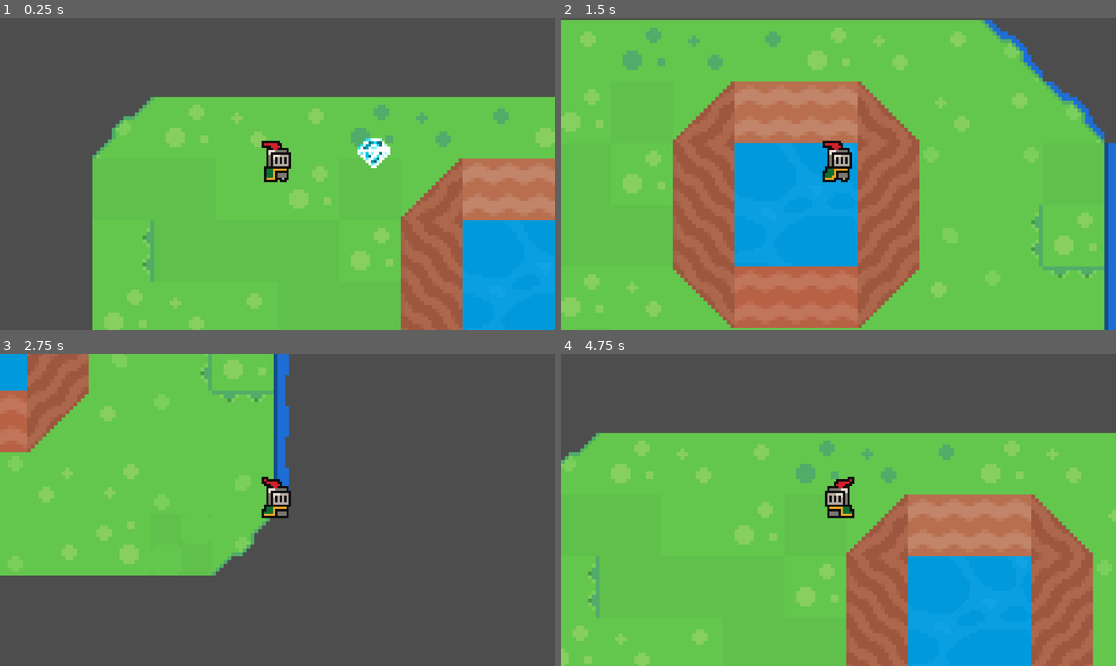
Above: before the commit, frames 1-4 (two rows, left to right).
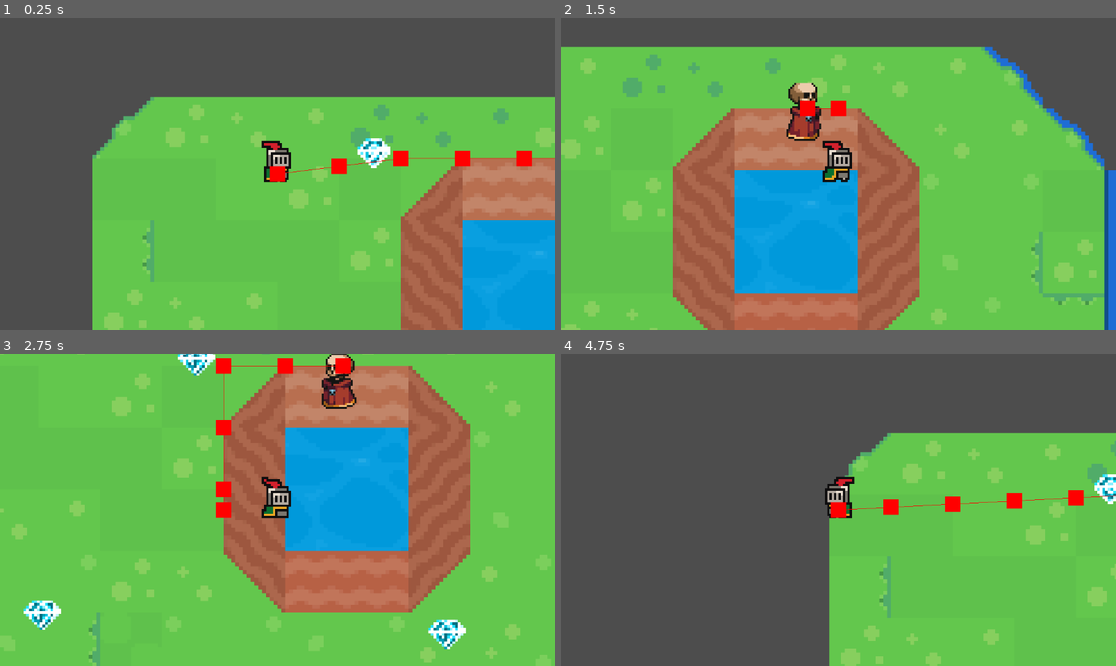
Above: after the commit, the same moments.

Repository: ggrudev08/Godot_First_Project
Game: Godot game, scene res://scenes/game.tscn
Two runs of this game, one before a commit and one after it. Both use one fixed random seed, a clock stepped at 60 frames per second and the inputs below.
Inputs:
- Up to frame 1 (0.25 s): no input
- Up to frame 2 (1.5 s): hold D (move_right) 0.53-1.28 s; hold S (move_down) from 1.28 s (still down)
- Up to frame 3 (2.75 s): release S (move_down) at 2.03 s; hold D (move_right) from 2.03 s (still down)
- Up to frame 4 (4.75 s): release D (move_right) at 2.78 s; hold W (move_up) 2.78-3.53 s; hold A (move_left) from 3.53 s (still down)

The runs differ from the first frame. In frame 1, 0.9% of the frame differs, in the area x 48-100%, y 42-76%; in frame 2, 25%; in frame 3, 77%, in the area x 0-100%, y 0-100%; in frame 4, 62%.

Commit message:
Implemented basic pathfinding AI

Diff:
--- a/project.godot
+++ b/project.godot
@@ -18,6 +18,10 @@
 run/main_scene="uid://btb0kwlbxcm88"
 config/features=PackedStringArray("4.6", "GL Compatibility")
 config/icon="res://icon.svg"
+
+[global_group]
+
+player=""
 
 [input]
 
--- a/scenes/diamond.tscn
+++ b/scenes/diamond.tscn
@@ -1,7 +1,7 @@
 [gd_scene format=3 uid="uid://cijy6r6ne7d8"]
 
 [ext_resource type="Texture2D" uid="uid://dkweqhdcgytkj" path="res://assets/AnimatedPickups/DiamondSpinAnimation.png" id="1_0a7ml"]
-[ext_resource type="Script" uid="uid://derj1eptaw8gi" path="res://scenes/diamond.gd" id="1_okr8r"]
+[ext_resource type="Script" uid="uid://derj1eptaw8gi" path="res://scripts/diamond.gd" id="1_okr8r"]
 
 [sub_resource type="AtlasTexture" id="AtlasTexture_okr8r"]
 atlas = ExtResource("1_0a7ml")
--- a/scenes/game.tscn
+++ b/scenes/game.tscn
@@ -3,6 +3,13 @@
 [ext_resource type="PackedScene" uid="uid://btoor1uajck8q" path="res://scenes/player.tscn" id="1_uwrxv"]
 [ext_resource type="Texture2D" uid="uid://ccnunk4b70scl" path="res://assets/town/spr_tileset_sunnysideworld_16px.png" id="2_yqjtg"]
 [ext_resource type="PackedScene" uid="uid://cijy6r6ne7d8" path="res://scenes/diamond.tscn" id="3_lnu2h"]
+[ext_resource type="PackedScene" uid="uid://d017uouokn3ur" path="res://scenes/skeleton.tscn" id="4_lbhrr"]
+
+[sub_resource type="NavigationPolygon" id="NavigationPolygon_lbhrr"]
+vertices = PackedVector2Array(8, 8, -8, 8, -8, -8, 8, -8)
+polygons = Array[PackedInt32Array]([PackedInt32Array(0, 1, 2, 3)])
+outlines = Array[PackedVector2Array]([PackedVector2Array(-8, -8, 8, -8, 8, 8, -8, 8)])
+agent_radius = 0.0
 
 [sub_resource type="TileSetAtlasSource" id="TileSetAtlasSource_lnu2h"]
 texture = ExtResource("2_yqjtg")
@@ -17,9 +24,12 @@
 38:0/0 = 0
 39:0/0 = 0
 1:1/0 = 0
+1:1/0/navigation_layer_0/polygon = SubResource("NavigationPolygon_lbhrr")
 2:1/0 = 0
+2:1/0/navigation_layer_0/polygon = SubResource("NavigationPolygon_lbhrr")
 3:1/0 = 0
 4:1/0 = 0
+4:1/0/physics_layer_0/polygon_0/points = PackedVector2Array(-8, -8, 8, -8, 8, 8, -8, 8)
 5:1/0 = 0
 6:1/0 = 0
 7:1/0 = 0
@@ -60,11 +70,17 @@
 57:1/0 = 0
 58:1/0 = 0
 1:2/0 = 0
+1:2/0/navigation_layer_0/polygon = SubResource("NavigationPolygon_lbhrr")
 2:2/0 = 0
+2:2/0/navigation_layer_0/polygon = SubResource("NavigationPolygon_lbhrr")
 3:2/0 = 0
+3:2/0/navigation_layer_0/polygon = SubResource("NavigationPolygon_lbhrr")
 4:2/0 = 0
+4:2/0/navigation_layer_0/polygon = SubResource("NavigationPolygon_lbhrr")
 5:2/0 = 0
+5:2/0/navigation_layer_0/polygon = SubResource("NavigationPolygon_lbhrr")
 6:2/0 = 0
+6:2/0/navigation_layer_0/polygon = SubResource("NavigationPolygon_lbhrr")
 7:2/0 = 0
 8:2/0 = 0
 9:2/0 = 0
@@ -108,13 +124,21 @@
 57:2/0 = 0
 58:2/0 = 0
 0:3/0 = 0
+0:3/0/navigation_layer_0/polygon = SubResource("NavigationPolygon_lbhrr")
 1:3/0 = 0
+1:3/0/navigation_layer_0/polygon = SubResource("NavigationPolygon_lbhrr")
 2:3/0 = 0
+2:3/0/navigation_layer_0/polygon = SubResource("NavigationPolygon_lbhrr")
 3:3/0 = 0
+3:3/0/navigation_layer_0/polygon = SubResource("NavigationPolygon_lbhrr")
 4:3/0 = 0
+4:3/0/navigation_layer_0/polygon = SubResource("NavigationPolygon_lbhrr")
 5:3/0 = 0
+5:3/0/navigation_layer_0/polygon = SubResource("NavigationPolygon_lbhrr")
 6:3/0 = 0
+6:3/0/navigation_layer_0/polygon = SubResource("NavigationPolygon_lbhrr")
 7:3/0 = 0
+7:3/0/navigation_layer_0/polygon = SubResource("NavigationPolygon_lbhrr")
 8:3/0 = 0
 10:3/0 = 0
 11:3/0 = 0
@@ -159,12 +183,19 @@
 59:3/0 = 0
 60:3/0 = 0
 1:4/0 = 0
+1:4/0/navigation_layer_0/polygon = SubResource("NavigationPolygon_lbhrr")
 2:4/0 = 0
+2:4/0/navigation_layer_0/polygon = SubResource("NavigationPolygon_lbhrr")
 3:4/0 = 0
+3:4/0/navigation_layer_0/polygon = SubResource("NavigationPolygon_lbhrr")
 4:4/0 = 0
+4:4/0/navigation_layer_0/polygon = SubResource("NavigationPolygon_lbhrr")
 5:4/0 = 0
+5:4/0/navigation_layer_0/polygon = SubResource("NavigationPolygon_lbhrr")
 6:4/0 = 0
+6:4/0/navigation_layer_0/polygon = SubResource("NavigationPolygon_lbhrr")
 7:4/0 = 0
+7:4/0/navigation_layer_0/polygon = SubResource("NavigationPolygon_lbhrr")
 10:4/0 = 0
 11:4/0 = 0
 12:4/0 = 0
@@ -1619,21 +1650,37 @@
 42:49/0 = 0
 43:49/0 = 0
 11:21/0 = 0
+11:21/0/physics_layer_0/polygon_0/points = PackedVector2Array(-8, -8, 8, -8, 8, 8, -8, 8)
 12:21/0 = 0
+12:21/0/physics_layer_0/polygon_0/points = PackedVector2Array(-8, -8, 8, -8, 8, 8, -8, 8)
 13:21/0 = 0
+13:21/0/physics_layer_0/polygon_0/points = PackedVector2Array(-8, -8, 8, -8, 8, 8, -8, 8)
 14:21/0 = 0
+14:21/0/physics_layer_0/polygon_0/points = PackedVector2Array(-8, -8, 8, -8, 8, 8, -8, 8)
 14:20/0 = 0
+14:20/0/physics_layer_0/polygon_0/points = PackedVector2Array(-8, -8, 8, -8, 8, 8, -8, 8)
 13:20/0 = 0
+13:20/0/physics_layer_0/polygon_0/points = PackedVector2Array(-8, -8, 8, -8, 8, 8, -8, 8)
 12:20/0 = 0
+12:20/0/physics_layer_0/polygon_0/points = PackedVector2Array(-8, -8, 8, -8, 8, 8, -8, 8)
 11:20/0 = 0
+11:20/0/physics_layer_0/polygon_0/points = PackedVector2Array(-8, -8, 8, -8, 8, 8, -8, 8)
 11:19/0 = 0
+11:19/0/physics_layer_0/polygon_0/points = PackedVector2Array(-8, -8, 8, -8, 8, 8, -8, 8)
 12:19/0 = 0
+12:19/0/physics_layer_0/polygon_0/points = PackedVector2Array(-8, -8, 8, -8, 8, 8, -8, 8)
 13:19/0 = 0
+13:19/0/physics_layer_0/polygon_0/points = PackedVector2Array(-8, -8, 8, -8, 8, 8, -8, 8)
 14:19/0 = 0
+14:19/0/physics_layer_0/polygon_0/points = PackedVector2Array(-8, -8, 8, -8, 8, 8, -8, 8)
 14:18/0 = 0
+14:18/0/physics_layer_0/polygon_0/points = PackedVector2Array(-8, -8, 8, -8, 8, 8, -8, 8)
 13:18/0 = 0
+13:18/0/physics_layer_0/polygon_0/points = PackedVector2Array(-8, -8, 8, -8, 8, 8, -8, 8)
 12:18/0 = 0
+12:18/0/physics_layer_0/polygon_0/points = PackedVector2Array(-8, -8, 8, -8, 8, 8, -8, 8)
 11:18/0 = 0
+11:18/0/physics_layer_0/polygon_0/points = PackedVector2Array(-8, -8, 8, -8, 8, 8, -8, 8)
 49:29/size_in_atlas = Vector2i(2, 2)
 49:29/0 = 0
 51:29/size_in_atlas = Vector2i(2, 2)
@@ -1716,16 +1763,93 @@
 61:14/0 = 0
 
 [sub_resource type="TileSet" id="TileSet_lbhrr"]
+physics_layer_0/collision_layer = 1
+physics_layer_0/collision_mask = 0
+navigation_layer_0/layers = 1
 sources/0 = SubResource("TileSetAtlasSource_lnu2h")
 
+[sub_resource type="WorldBoundaryShape2D" id="WorldBoundaryShape2D_lbhrr"]
+distance = -77.0
+
+[sub_resource type="WorldBoundaryShape2D" id="WorldBoundaryShape2D_iywne"]
+normal = Vector2(0, 1)
+distance = -34.0
+
+[sub_resource type="WorldBoundaryShape2D" id="WorldBoundaryShape2D_p57ef"]
+normal = Vector2(1, 0)
+distance = -1.0
+
+[sub_resource type="WorldBoundaryShape2D" id="WorldBoundaryShape2D_u5sy4"]
+normal = Vector2(-1, 0)
+distance = -146.0
+
+[sub_resource type="WorldBoundaryShape2D" id="WorldBoundaryShape2D_gee14"]
+normal = Vector2(-0.70710677, -0.70710677)
+distance = -13.0
+
+[sub_resource type="WorldBoundaryShape2D" id="WorldBoundaryShape2D_0tnpc"]
+normal = Vector2(0.73480344, 0.67828006)
+distance = -47.11757
+
+[sub_resource type="WorldBoundaryShape2D" id="WorldBoundaryShape2D_vtaks"]
+normal = Vector2(-0.7155742, 0.69853675)
+distance = -2.794147
+
+[sub_resource type="WorldBoundaryShape2D" id="WorldBoundaryShape2D_kvpfn"]
+normal = Vector2(0.7071068, -0.7071068)
+distance = -2.8255098
+
 [node name="Game" type="Node2D" unique_id=2126259297]
 
 [node name="TileMapLayer" type="TileMapLayer" parent="." unique_id=555867720]
-tile_map_data = PackedByteArray("AAD9//7/AAAIAAMAAAD9////AAA …(168 unchanged characters)… /////AAACAAEAAAAAAP//AAABAAIAAAADAAAAAAAMABMAAAADAAEAAAAMABQAAAAEAAAAAAANABMAAAAEAAEAAAANABQAAAD9/wEAAAABAAIAAAD9/wIAAAABAAMAAAD9/wM …(1071 unchanged characters)…
+tile_map_data = PackedByteArray("AAD9//7/AAAIAAMAAAD9////AAA …(168 unchanged characters)… /////AAACAAEAAAAAAP//AAABAAIAAAADAAAAAAALABIAAAADAAEAAAALABMAAAAEAAAAAAAMABIAAAAEAAEAAAAMABMAAAD9/wEAAAABAAIAAAD9/wIAAAABAAMAAAD9/wM …(1071 unchanged characters)…
 tile_set = SubResource("TileSet_lbhrr")
 
-[node name="Player" parent="." unique_id=1638223818 instance=ExtResource("1_uwrxv")]
+[node name="Player" parent="." unique_id=1638223818 groups=["player"] instance=ExtResource("1_uwrxv")]
 position = Vector2(0, -12)
 
-[node name="Diamond" parent="." unique_id=1102568280 instance=ExtResource("3_lnu2h")]
+[node name="Diamonds" type="Node" parent="." unique_id=353482366]
+
+[node name="Diamond" parent="Diamonds" unique_id=1102568280 instance=ExtResource("3_lnu2h")]
 position = Vector2(25, -17)
+
+[node name="Diamond2" parent="Diamonds" unique_id=465741867 instance=ExtResource("3_lnu2h")]
+position = Vector2(-15, 49)
+
+[node name="Diamond3" parent="Diamonds" unique_id=380536181 instance=ExtResource("3_lnu2h")]
+position = Vector2(90, 54)
+
+[node name="Skeleton" parent="." unique_id=1722281620 node_paths=PackedStringArray("target") instance=ExtResource("4_lbhrr")]
+position = Vector2(112, 16)
+scale = Vector2(0.5, 0.5)
+target = NodePath("../Player")
+
+[node name="Borders" type="StaticBody2D" parent="." unique_id=542034321]
+
+[node name="CollisionShape2D" type="CollisionShape2D" parent="Borders" unique_id=45463438]
+shape = SubResource("WorldBoundaryShape2D_lbhrr")
+
+[node name="CollisionShape2D2" type="CollisionShape2D" parent="Borders" unique_id=1471013769]
+shape = SubResource("WorldBoundaryShape2D_iywne")
+
+[node name="CollisionShape2D3" type="CollisionShape2D" parent="Borders" unique_id=462802244]
+position = Vector2(-49, 17)
+shape = SubResource("WorldBoundaryShape2D_p57ef")
+
+[node name="CollisionShape2D4" type="CollisionShape2D" parent="Borders" unique_id=797217373]
+shape = SubResource("WorldBoundaryShape2D_u5sy4")
+
+[node name="CollisionShape2D5" type="CollisionShape2D" parent="Borders" unique_id=336191635]
+position = Vector2(130, 62)
+shape = SubResource("WorldBoundaryShape2D_gee14")
+
+[node name="CollisionShape2D6" type="CollisionShape2D" parent="Borders" unique_id=832096093]
+shape = SubResource("WorldBoundaryShape2D_0tnpc")
+
+[node name="CollisionShape2D7" type="CollisionShape2D" parent="Borders" unique_id=1768965177]
+position = Vector2(133, -10)
+shape = SubResource("WorldBoundaryShape2D_vtaks")
+
+[node name="CollisionShape2D8" type="CollisionShape2D" parent="Borders" unique_id=775581025]
+position = Vector2(-19, 90)
+shape = SubResource("WorldBoundaryShape2D_kvpfn")
--- /dev/null
+++ b/scenes/skeleton.tscn
@@ -0,0 +1,128 @@
+[gd_scene format=3 uid="uid://d017uouokn3ur"]
+
+[ext_resource type="Texture2D" uid="uid://b56c11y5jdvrx" path="res://assets/enemy/Idle/Idle-Sheet.png" id="1_7p1mj"]
+[ext_resource type="Script" uid="uid://cfhevvujpn53h" path="res://scripts/skeleton.gd" id="1_ivqcw"]
+[ext_resource type="Script" uid="uid://mkybb2t3n83j" path="res://scripts/kill_zone.gd" id="2_md0e3"]
+[ext_resource type="Texture2D" uid="uid://d3sui7wxmq1ib" path="res://assets/enemy/Run/Run-Sheet.png" id="3_bnirc"]
+
+[sub_resource type="AtlasTexture" id="AtlasTexture_md0e3"]
+atlas = ExtResource("1_7p1mj")
+region = Rect2(0, 0, 32, 32)
+
+[sub_resource type="AtlasTexture" id="AtlasTexture_4ra3w"]
+atlas = ExtResource("1_7p1mj")
+region = Rect2(32, 0, 32, 32)
+
+[sub_resource type="AtlasTexture" id="AtlasTexture_5uy6h"]
+atlas = ExtResource("1_7p1mj")
+region = Rect2(64, 0, 32, 32)
+
+[sub_resource type="AtlasTexture" id="AtlasTexture_c4w8v"]
+atlas = ExtResource("1_7p1mj")
+region = Rect2(96, 0, 32, 32)
+
+[sub_resource type="AtlasTexture" id="AtlasTexture_bnirc"]
+atlas = ExtResource("3_bnirc")
+region = Rect2(0, 32, 64, 32)
+
+[sub_resource type="AtlasTexture" id="AtlasTexture_5pgwy"]
+atlas = ExtResource("3_bnirc")
+region = Rect2(64, 32, 64, 32)
+
+[sub_resource type="AtlasTexture" id="AtlasTexture_ssl1b"]
+atlas = ExtResource("3_bnirc")
+region = Rect2(128, 32, 64, 32)
+
+[sub_resource type="AtlasTexture" id="AtlasTexture_w4hcs"]
+atlas = ExtResource("3_bnirc")
+region = Rect2(192, 32, 64, 32)
+
+[sub_resource type="AtlasTexture" id="AtlasTexture_haw2w"]
+atlas = ExtResource("3_bnirc")
+region = Rect2(256, 32, 64, 32)
+
+[sub_resource type="AtlasTexture" id="AtlasTexture_i0f3v"]
+atlas = ExtResource("3_bnirc")
+region = Rect2(320, 32, 64, 32)
+
+[sub_resource type="SpriteFrames" id="SpriteFrames_xwavj"]
+animations = [{
+"frames": [{
+"duration": 1.0,
+"texture": SubResource("AtlasTexture_md0e3")
+}, {
+"duration": 1.0,
+"texture": SubResource("AtlasTexture_4ra3w")
+}, {
+"duration": 1.0,
+"texture": SubResource("AtlasTexture_5uy6h")
+}, {
+"duration": 1.0,
+"texture": SubResource("AtlasTexture_c4w8v")
+}],
+"loop": true,
+"name": &"idle",
+"speed": 6.0
+}, {
+"frames": [{
+"duration": 1.0,
+"texture": SubResource("AtlasTexture_bnirc")
+}, {
+"duration": 1.0,
+"texture": SubResource("AtlasTexture_5pgwy")
+}, {
+"duration": 1.0,
+"texture": SubResource("AtlasTexture_ssl1b")
+}, {
+"duration": 1.0,
+"texture": SubResource("AtlasTexture_w4hcs")
+}, {
+"duration": 1.0,
+"texture": SubResource("AtlasTexture_haw2w")
+}, {
+"duration": 1.0,
+"texture": SubResource("AtlasTexture_i0f3v")
+}],
+"loop": true,
+"name": &"running",
+"speed": 7.0
+}]
+
+[sub_resource type="RectangleShape2D" id="RectangleShape2D_4ra3w"]
+size = Vector2(16, 20)
+
+[sub_resource type="RectangleShape2D" id="RectangleShape2D_ivqcw"]
+size = Vector2(16, 20)
+
+[node name="Skeleton" type="CharacterBody2D" unique_id=254263867]
+collision_layer = 4
+collision_mask = 3
+script = ExtResource("1_ivqcw")
+
+[node name="AnimatedSprite2D" type="AnimatedSprite2D" parent="." unique_id=1157400749]
+sprite_frames = SubResource("SpriteFrames_xwavj")
+animation = &"running"
+autoplay = "idle"
+frame_progress = 0.9811724
+
+[node name="KillZone" type="Area2D" parent="." unique_id=1609283552]
+collision_mask = 2
+script = ExtResource("2_md0e3")
+
+[node name="KillZoneCollision" type="CollisionShape2D" parent="KillZone" unique_id=518199432]
+position = Vector2(-2, 3)
+shape = SubResource("RectangleShape2D_4ra3w")
+
+[node name="Timer" type="Timer" parent="KillZone" unique_id=1427378617]
+wait_time = 0.6
+one_shot = true
+
+[node name="CollisionShape2D" type="CollisionShape2D" parent="." unique_id=1655174233]
+position = Vector2(-2, 3)
+shape = SubResource("RectangleShape2D_ivqcw")
+
+[node name="NavigationAgent2D" type="NavigationAgent2D" parent="." unique_id=1779402130]
+debug_enabled = true
+
+[connection signal="body_entered" from="KillZone" to="KillZone" method="_on_body_entered"]
+[connection signal="timeout" from="KillZone/Timer" to="KillZone" method="_on_timer_timeout"]
--- /dev/null
+++ b/scripts/kill_zone.gd
@@ -0,0 +1,10 @@
+extends Area2D
+
+@onready var timer = $Timer
+
+func _on_body_entered(body: Node2D) -> void:
+	print("You died")
+	timer.start()
+
+func _on_timer_timeout() -> void:
+	get_tree().reload_current_scene()
--- /dev/null
+++ b/scripts/skeleton.gd
@@ -0,0 +1,37 @@
+extends CharacterBody2D
+
+const SPEED = 60
+
+@export var target: Node2D = null
+
+@onready var navigation_agent_2d: NavigationAgent2D = $NavigationAgent2D
+@onready var animated_sprite = $AnimatedSprite2D
+
+func _ready():
+	call_deferred("seeker_setup")
+
+func seeker_setup():
+	await get_tree().physics_frame
+	if target:
+		navigation_agent_2d.target_position = target.global_position
+
+func _physics_process(delta: float) -> void:
+	if target:
+		navigation_agent_2d.target_position = target.global_position
+		var direction: Vector2 = navigation_agent_2d.target_position - target.global_position
+
+
+	if navigation_agent_2d.is_navigation_finished():
+		return
+
+	var current_pos = global_position
+	var next_pos = navigation_agent_2d.get_next_path_position()
+	velocity = current_pos.direction_to(next_pos) * SPEED
+
+	if velocity > Vector2.ZERO:
+		animated_sprite.play("running")
+	else:
+		animated_sprite.play("idle")
+
+	animated_sprite.flip_h = false if velocity.x > 0 else true
+	move_and_slide()
Binary file added: assets/enemy/Death/Death-Sheet.png
Not shown, added: assets/enemy/Death/Death-Sheet.png.import
Binary file added: assets/enemy/Death/Death.aseprite
Binary file added: assets/enemy/Idle/Idle-Sheet.png
Not shown, added: assets/enemy/Idle/Idle-Sheet.png.import
Binary file added: assets/enemy/Idle/Idle.aseprite
Binary file added: assets/enemy/Run/Run-Sheet.png
Not shown, added: assets/enemy/Run/Run-Sheet.png.import
Binary file added: assets/enemy/Run/Run.aseprite
Renamed: scenes/diamond.gd -> scripts/diamond.gd
Renamed: scenes/diamond.gd.uid -> scripts/diamond.gd.uid
Not shown, added: scripts/kill_zone.gd.uid
(and 1 more such lines)
